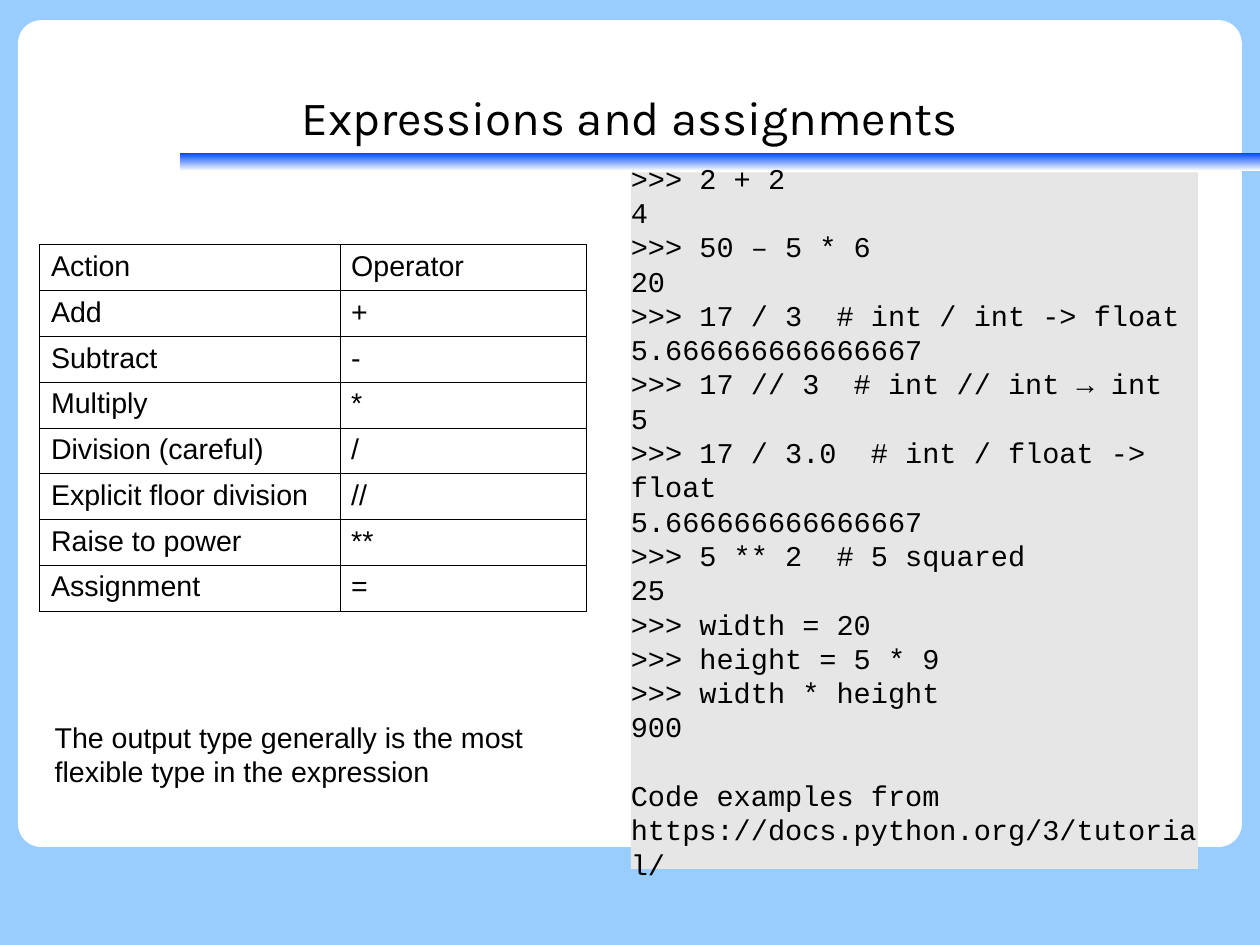
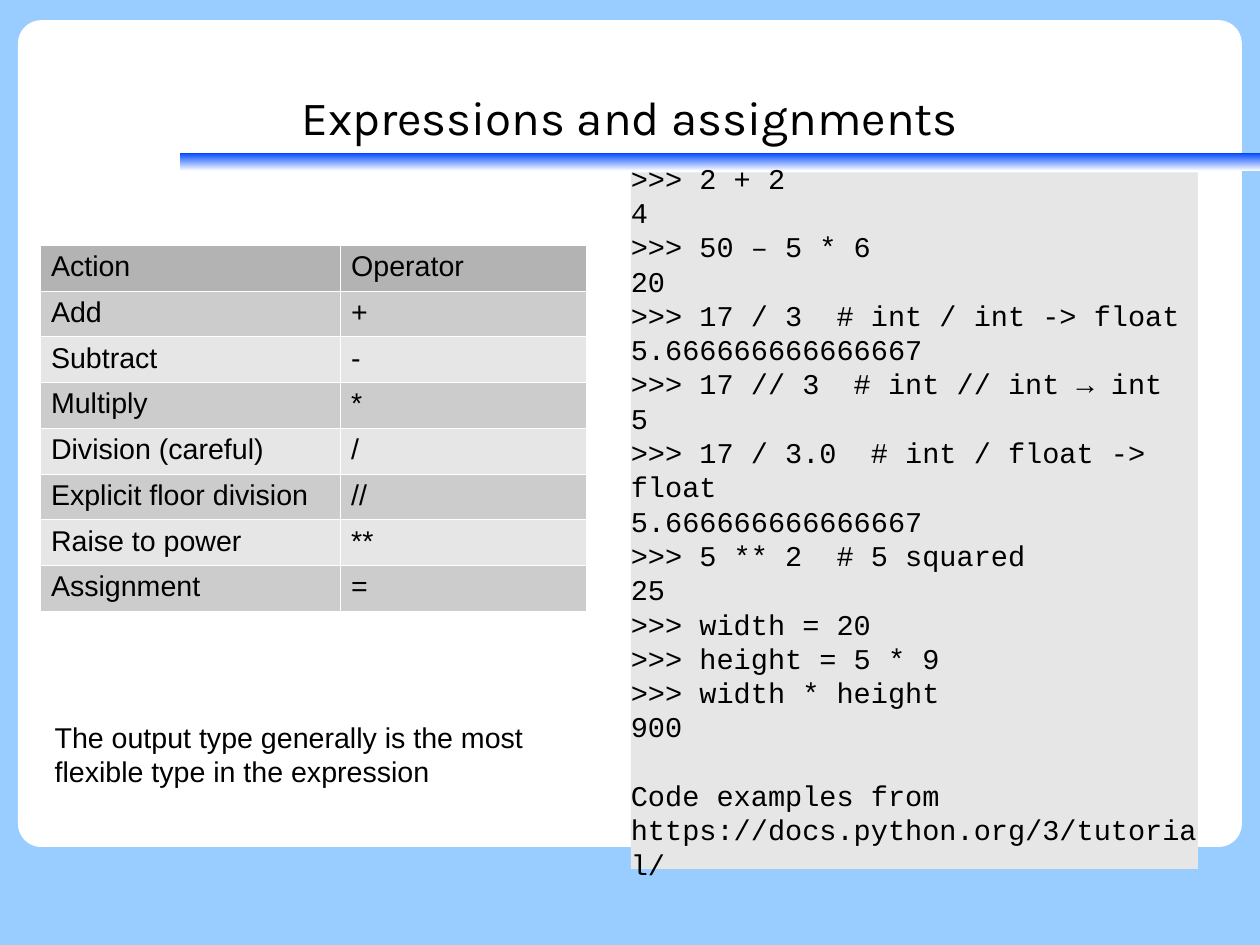
Before and after one commit to KennethNielsen/presentations, a slide deck: slide 24 of python/part1/part1_with_theme.odp. Drawn at 1260x945 pixels with LibreOffice and Linux fonts; fonts in the diff are those of the drawing; background and template pictures are left out. Boxes give left, top, right and bottom in pixels: in the first picture for what was removed or moved away, otherwise in the second. Text is boxed around its words. In the diff, an @@ line names an element or a change of style, - is before the commit and + after.

```diff
--- a/python/part1/part1_with_theme.odp
+++ b/python/part1/part1_with_theme.odp
@@ table at box(40, 245, 588, 606) @@
@@ fill none to #B3B3B3 in row 1 @@
@@ fill none to #CCCCCC in 8 cells @@
@@ fill none to #E6E6E6 in 6 cells @@
@@ borders changed @@
```
Also in this commit, not shown: 4 other slides changed, 1 slide added.
